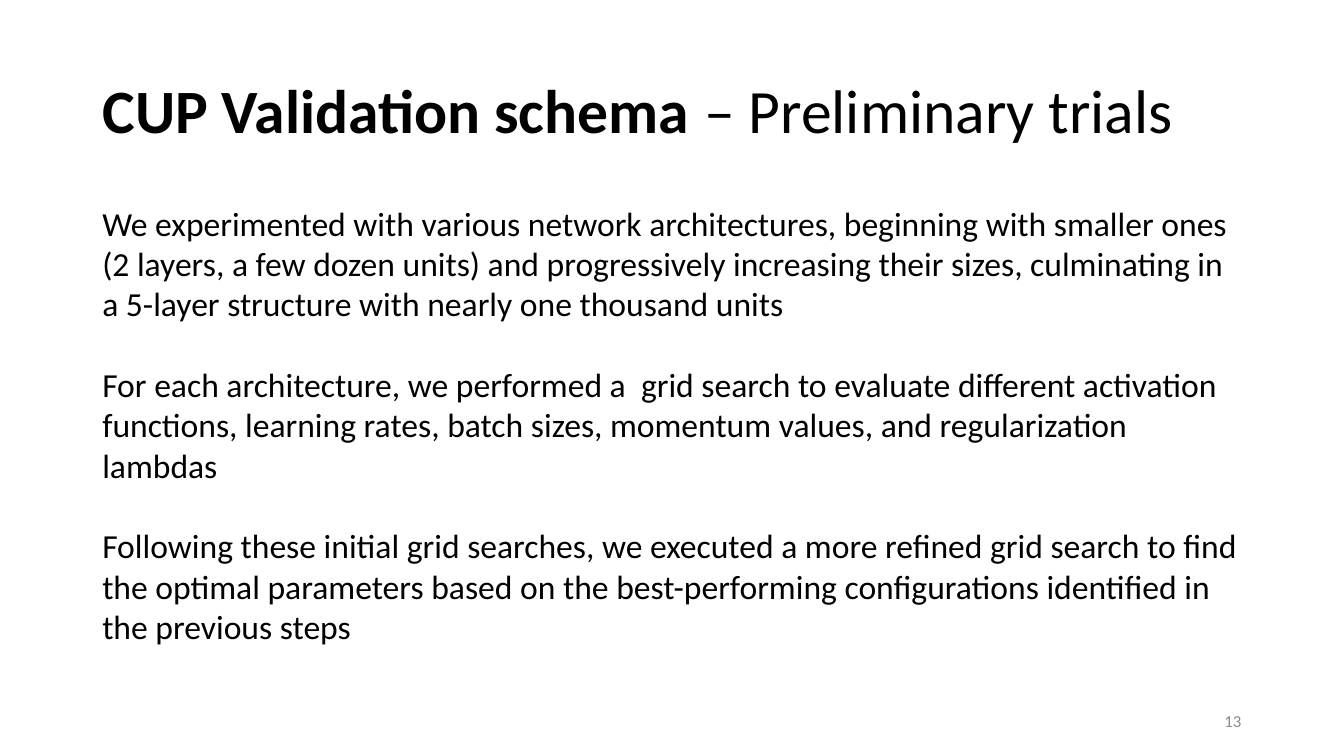
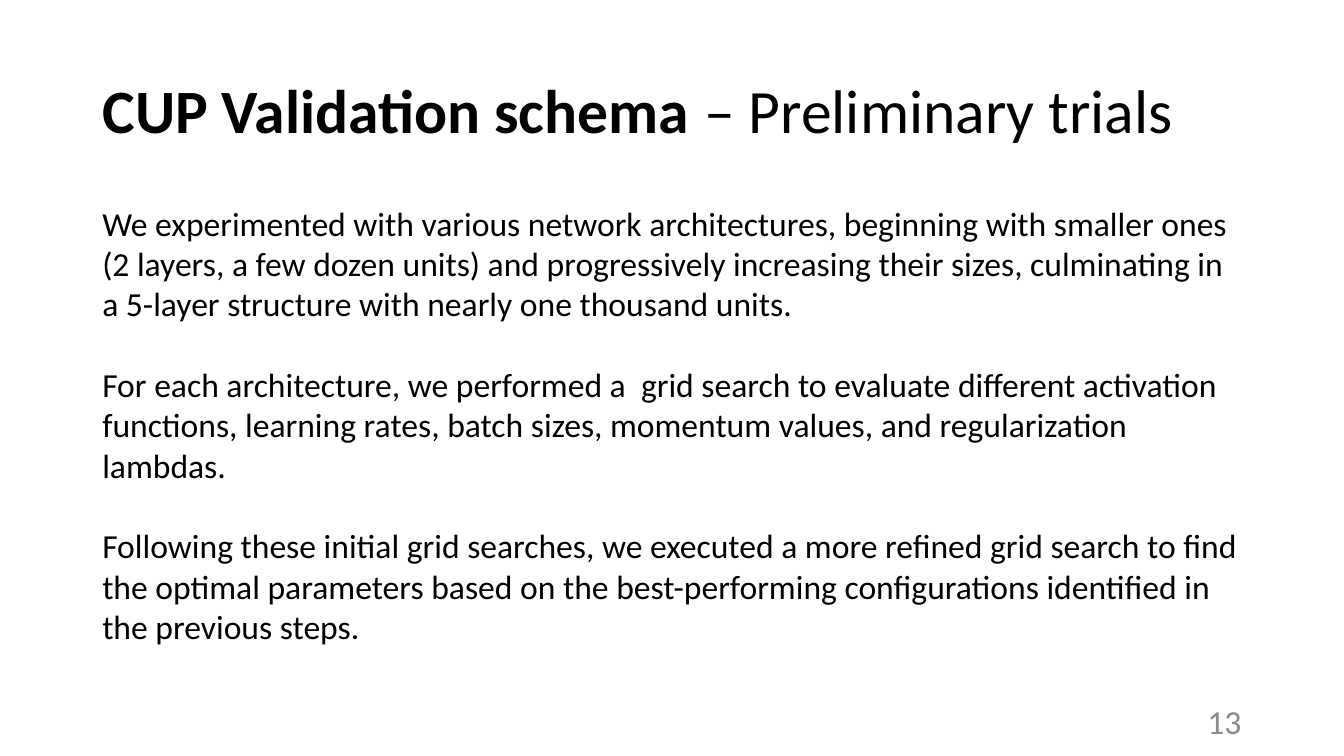
Before and after one commit to tommasoDR/NN-Implementation, a slide deck: slide 13 of Report.pptx. Drawn at 1344x756 pixels with LibreOffice and Linux fonts; fonts in the diff are those of the drawing. Boxes give left, top, right and bottom in pixels: in the first picture for what was removed or moved away, otherwise in the second. Text is boxed around its words. In the diff, an @@ line names an element or a change of style, - is before the commit and + after.

```diff
--- a/Report.pptx
+++ b/Report.pptx
@@ text at <box>102,212,1236,645</box>: text changed @@
-We experimented with various network architectures, beginning with smaller ones (2 layers, a few dozen units) and progressively increasing their sizes, culminating in a 5-layer structure with nearly one thousand units
-For each architecture, we performed a grid search to evaluate different activation functions, learning rates, batch sizes, momentum values, and regularization lambdas
-Following these initial grid searches, we executed a more refined grid search to find the optimal parameters based on the best-performing configurations identified in the previous steps
+We experimented with various network architectures, beginning with smaller ones (2 layers, a few dozen units) and progressively increasing their sizes, culminating in a 5-layer structure with nearly one thousand units.
+For each architecture, we performed a grid search to evaluate different activation functions, learning rates, batch sizes, momentum values, and regularization lambdas.
+Following these initial grid searches, we executed a more refined grid search to find the optimal parameters based on the best-performing configurations identified in the previous steps.
@@ page number at <box>1207,712,1241,734</box>: size 12 to 24 pt @@
```
Also in this commit, not shown: 17 other slides changed, 6 slides added, 1 slide removed, 15 other files.
